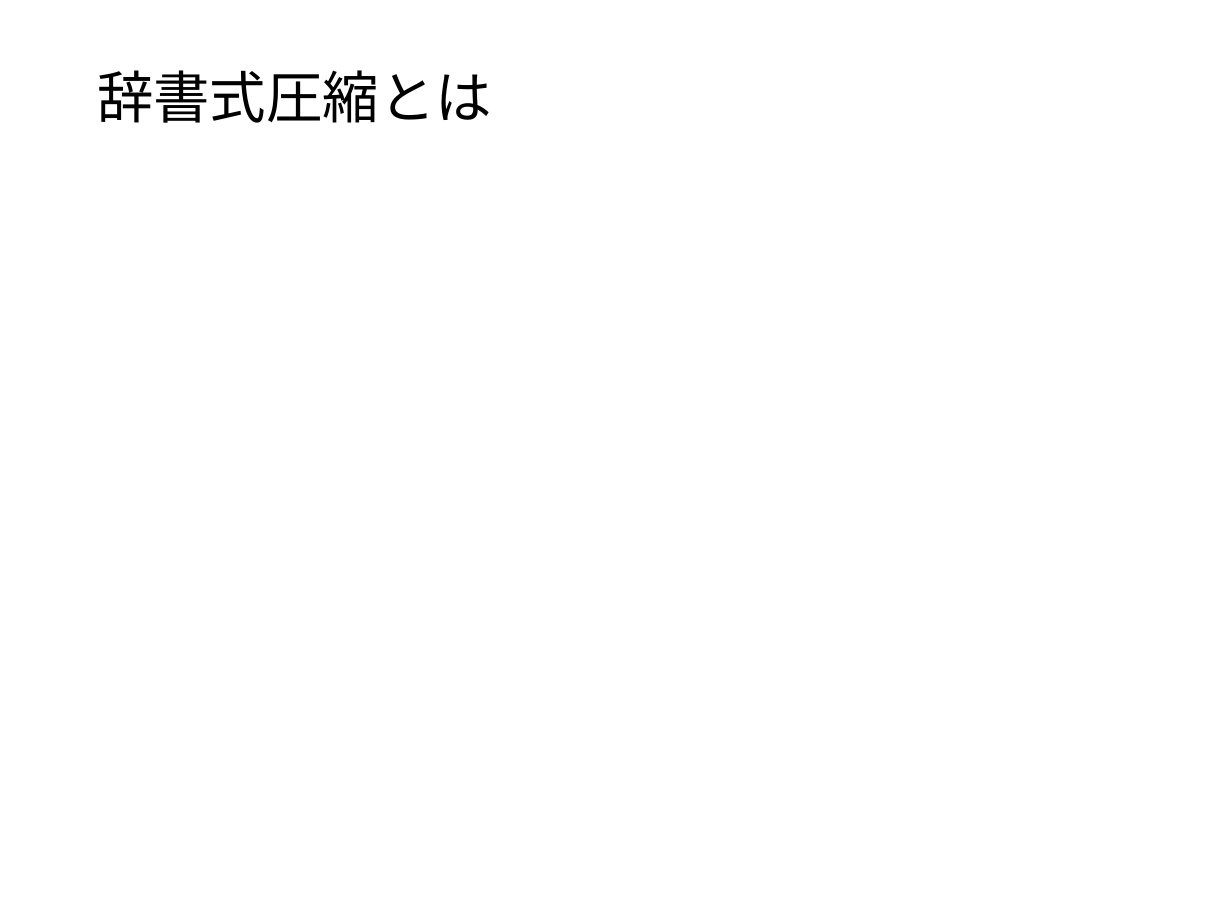
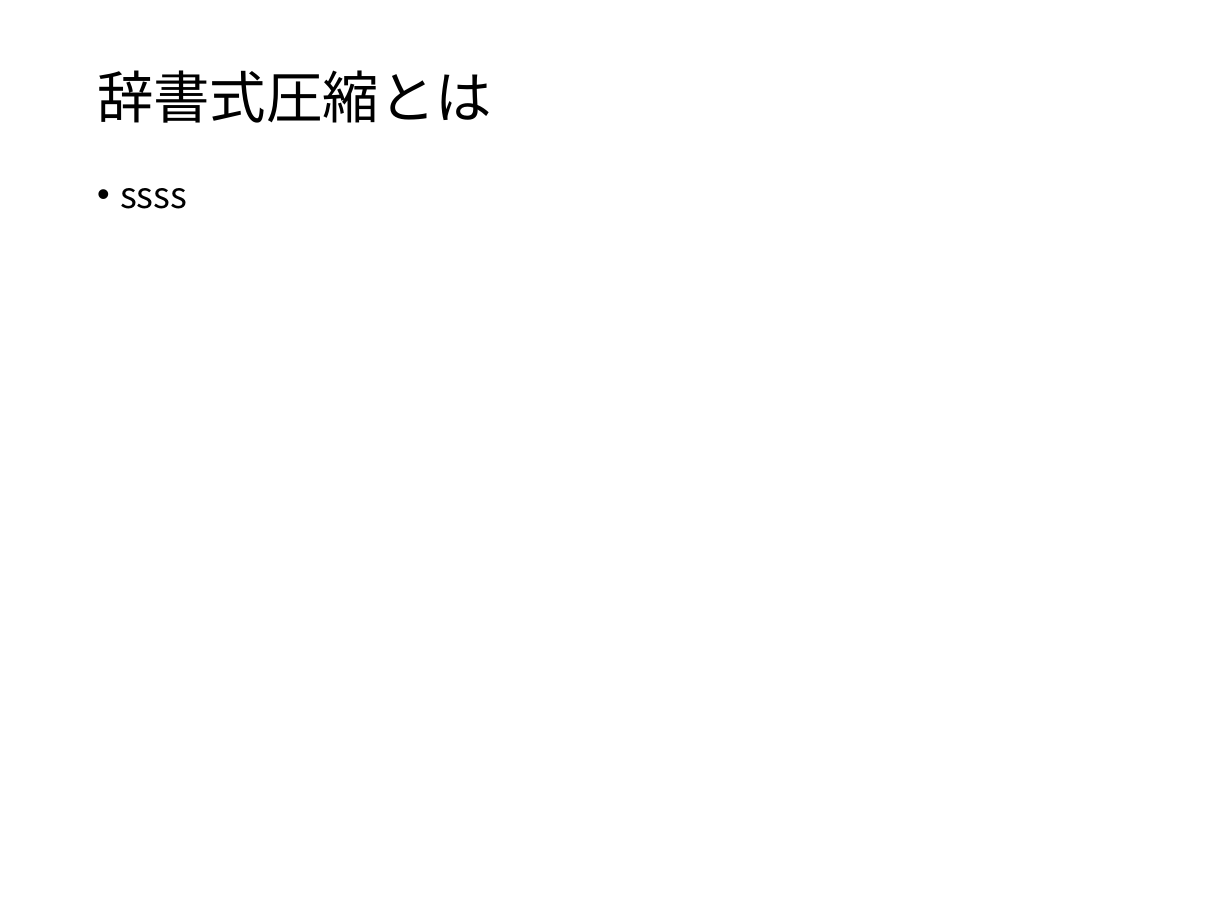
Before and after one commit to kazukikai/mojiretu_happyou, a slide deck: slide 2 of プレゼンテーション3.pptx. Drawn at 1232x924 pixels with LibreOffice and Linux fonts; fonts in the diff are those of the drawing. Boxes give left, top, right and bottom in pixels: in the first picture for what was removed or moved away, otherwise in the second. Text is boxed around its words. In the diff, an @@ line names an element or a change of style, - is before the commit and + after.

Commit message:
ssss

```diff
--- a/プレゼンテーション3.pptx
+++ b/プレゼンテーション3.pptx
@@ text added at (x1=120, y1=188, x2=187, y2=209), 21 pt, text #000000 @@
+• ssss
```
